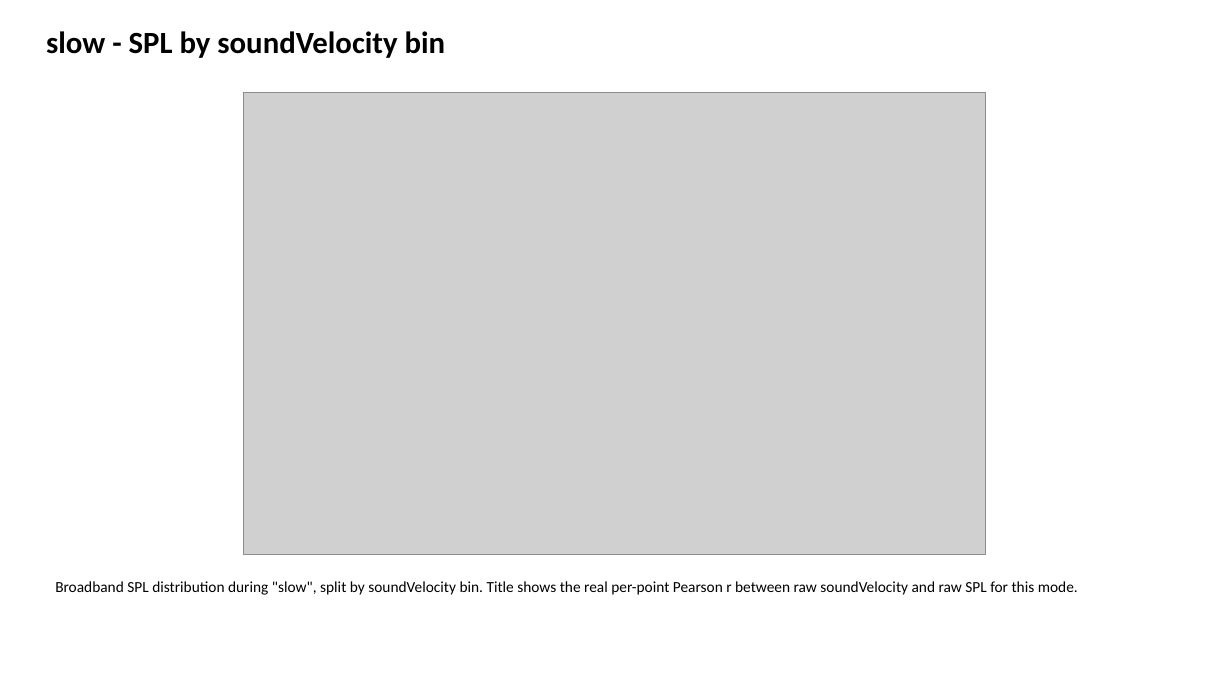
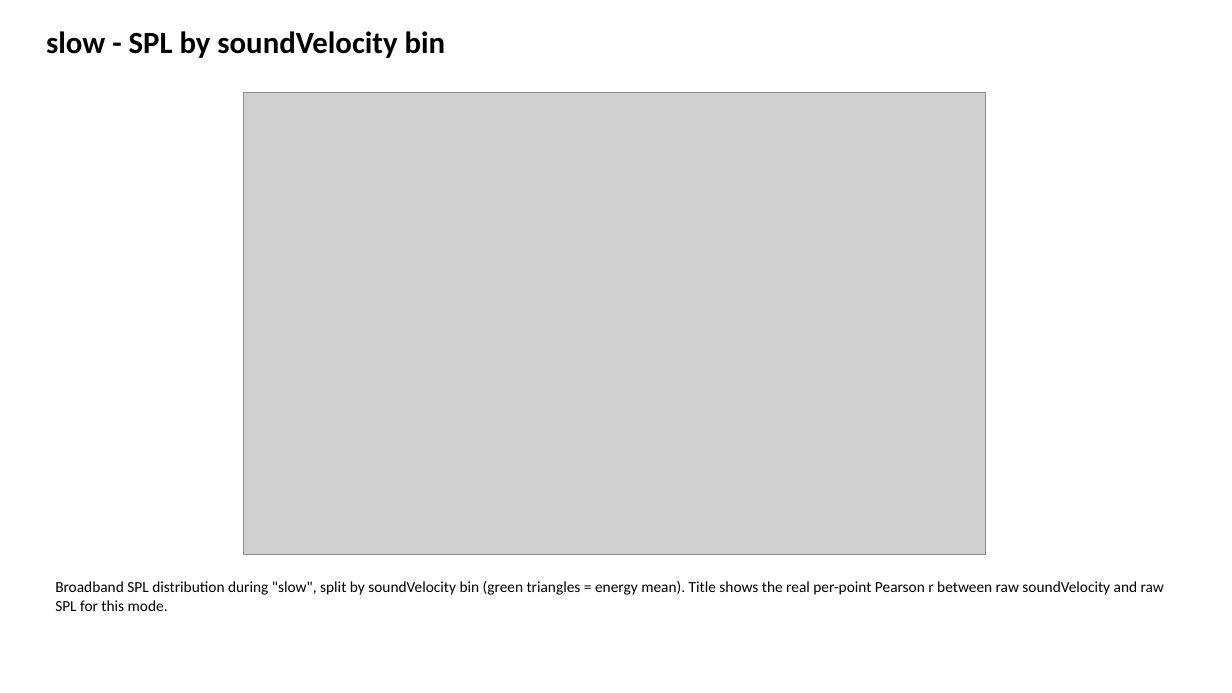
Before and after one commit to NMFS-PAM-Glider/hackathon-shared-repo, a slide deck: slide 65 of noise-fx-calc/noise_analysis_outputs/sg607/sg607_pam_noise_summary.pptx. Drawn at 1232x693 pixels with LibreOffice and Linux fonts; fonts in the diff are those of the drawing; grey boxes stand for pictures. Boxes give left, top, right and bottom in pixels: in the first picture for what was removed or moved away, otherwise in the second. Text is boxed around its words. In the diff, an @@ line names an element or a change of style, - is before the commit and + after.

```diff
--- a/noise-fx-calc/noise_analysis_outputs/sg607/sg607_pam_noise_summary.pptx
+++ b/noise-fx-calc/noise_analysis_outputs/sg607/sg607_pam_noise_summary.pptx
@@ text at box(55, 581, 1164, 611): text changed @@
-Broadband SPL distribution during "slow", split by soundVelocity bin. Title shows the real per-point Pearson r between raw soundVelocity and raw SPL for this mode.
+Broadband SPL distribution during "slow", split by soundVelocity bin (green triangles = energy mean). Title shows the real per-point Pearson r between raw soundVelocity and raw SPL for this mode.
```
Also in this commit, not shown: 129 other slides changed, 4 other files.
